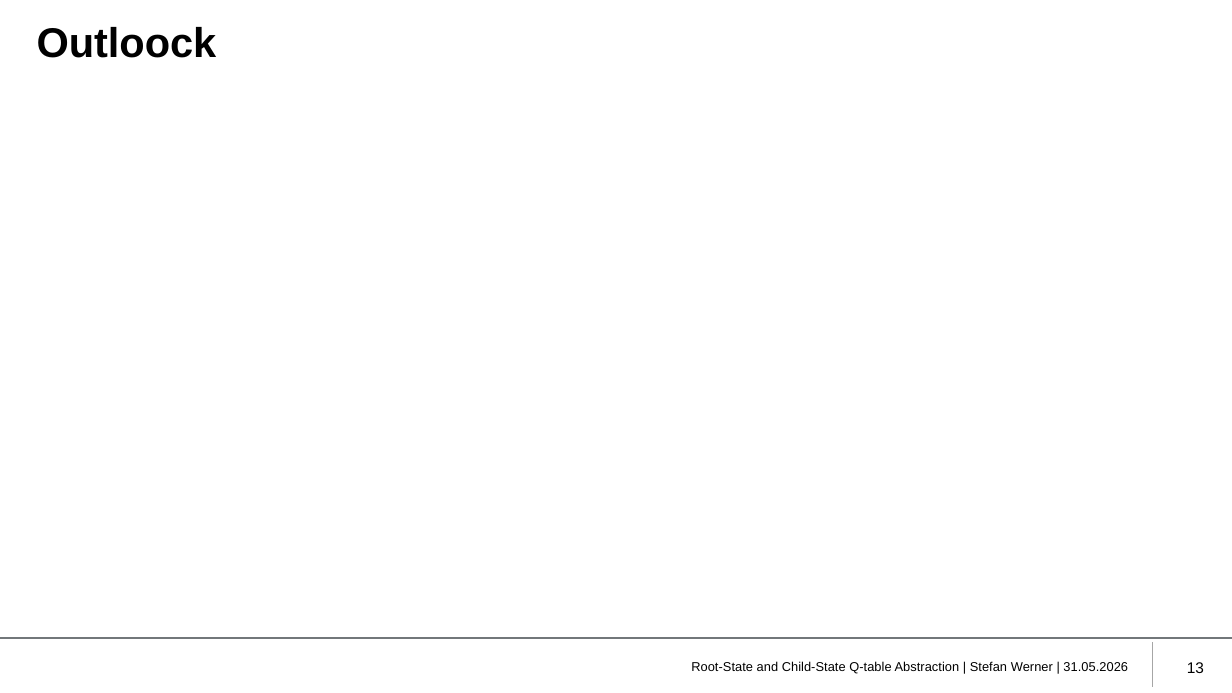
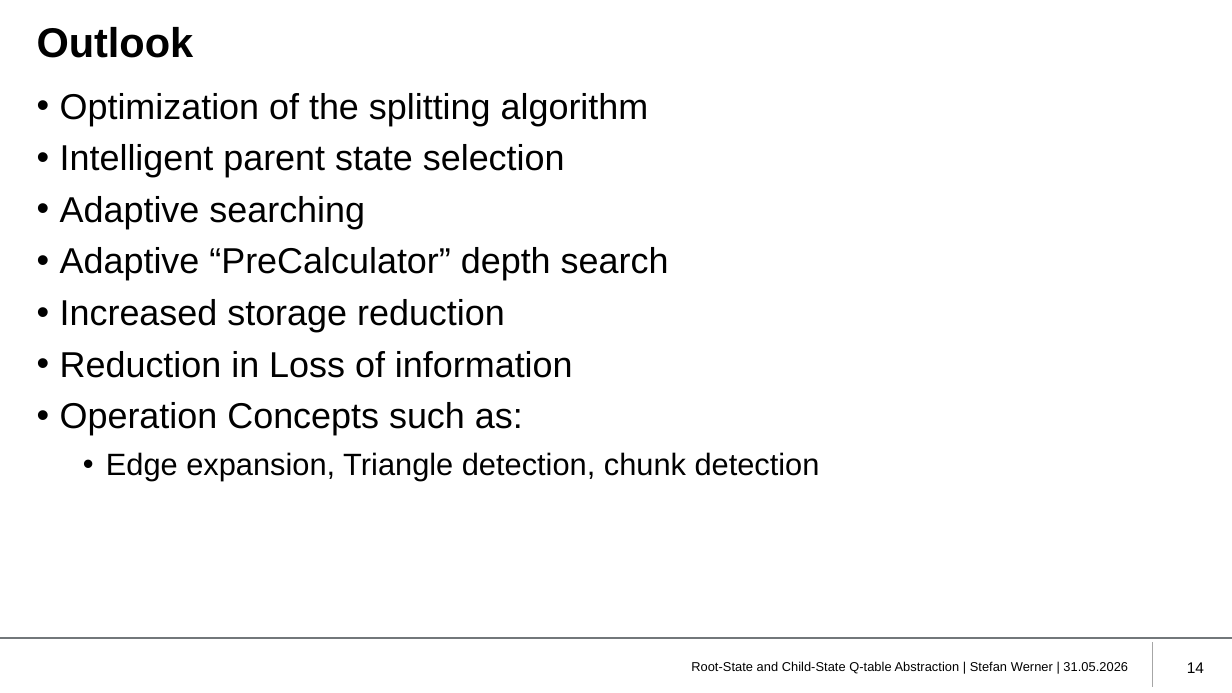
Before and after one commit to RxndyOG/BachelorsThesisStateAbstractionStefanWerner, a slide deck: slide 14 of Thesis/Development of a root-state and child-state abstraction algorithm.pptx (slide 13 before the commit). Drawn at 1232x693 pixels with LibreOffice and Linux fonts; fonts in the diff are those of the drawing; background and template pictures are left out. Boxes give left, top, right and bottom in pixels: in the first picture for what was removed or moved away, otherwise in the second. Text is boxed around its words. In the diff, an @@ line names an element or a change of style, - is before the commit and + after.

```diff
--- a/Thesis/Development of a root-state and child-state abstraction algorithm.pptx
+++ b/Thesis/Development of a root-state and child-state abstraction algorithm.pptx
@@ title at (x1=37, y1=27, x2=194, y2=58): text changed @@
-Outloock
+Outlook
@@ text added at (x1=60, y1=93, x2=820, y2=481), 21 pt, text #000000 @@
+• Optimization of the splitting algorithm
+• Intelligent parent state selection
+• Adaptive searching
+• Adaptive “PreCalculator” depth search
+• Increased storage reduction
+• Reduction in Loss of information
+• Operation Concepts such as:
+  • Edge expansion, Triangle detection, chunk detection
@@ page number at (x1=1187, y1=662, x2=1204, y2=673): text changed @@
-13
+14
```
Also in this commit, not shown: 7 other slides changed, 1 slide added, 6 other files.
